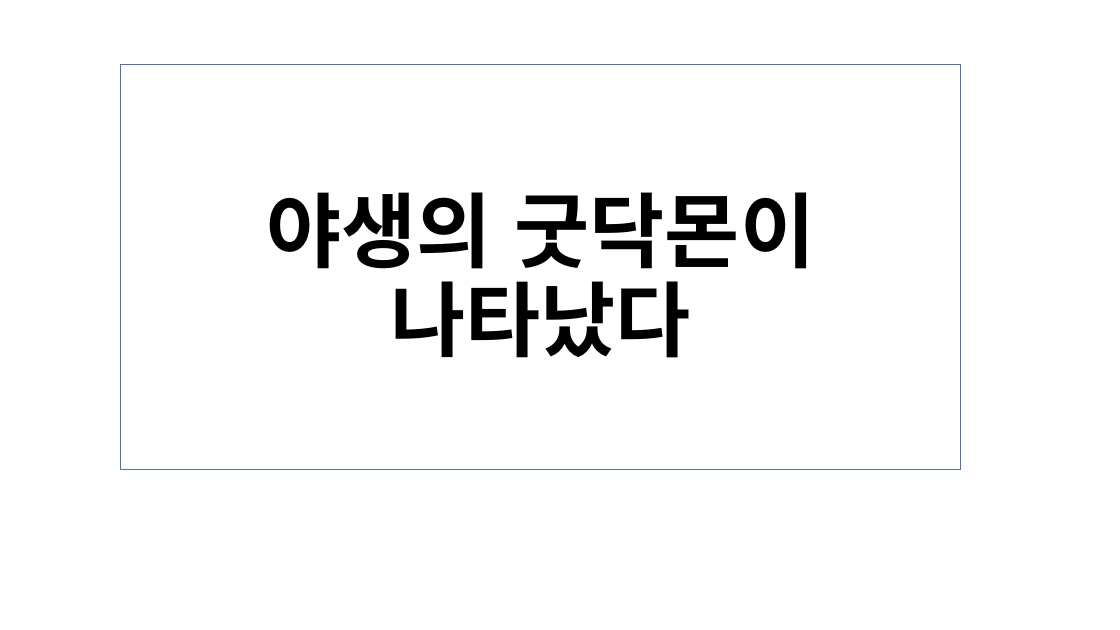
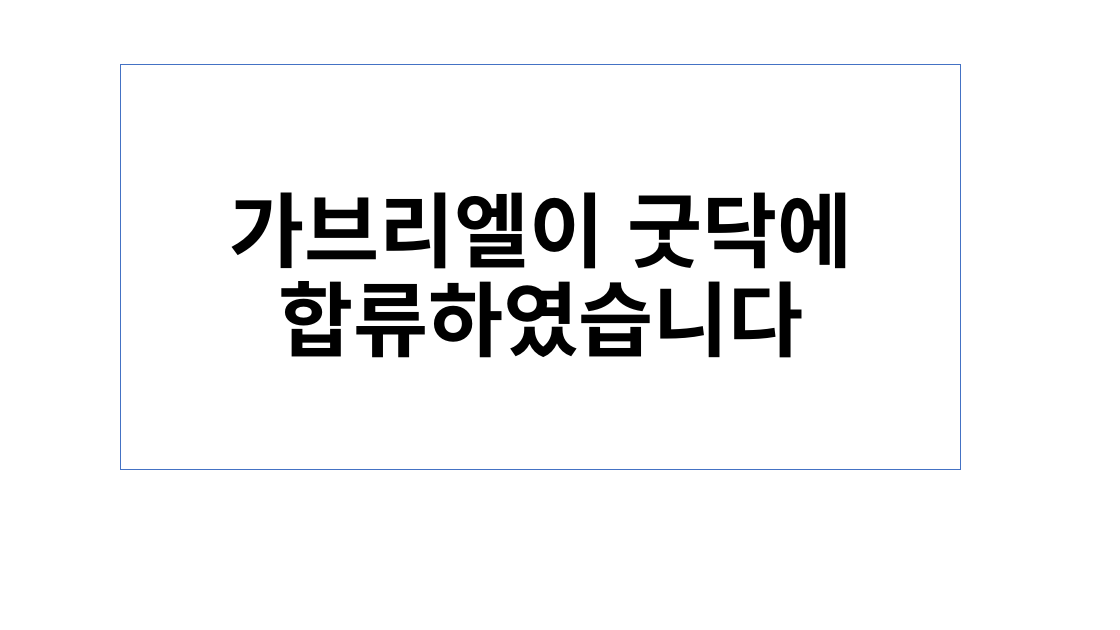
Before and after one commit to qbbang/goodocmon, a slide deck: slide 1 of support/글씨.pptx. Drawn at 1120x630 pixels with LibreOffice and Linux fonts; fonts in the diff are those of the drawing. Boxes give left, top, right and bottom in pixels: in the first picture for what was removed or moved away, otherwise in the second. Text is boxed around its words. In the diff, an @@ line names an element or a change of style, - is before the commit and + after.

Commit message:
Final, 굿닥몬앱 완료

```diff
--- a/support/글씨.pptx
+++ b/support/글씨.pptx
@@ title at bbox=[229, 192, 852, 358]: text changed @@
-야생의 굿닥몬이
-나타났다
+가브리엘이 굿닥에
+합류하였습니다
```
Also in this commit, not shown: 2 slides added, 55 other files.
